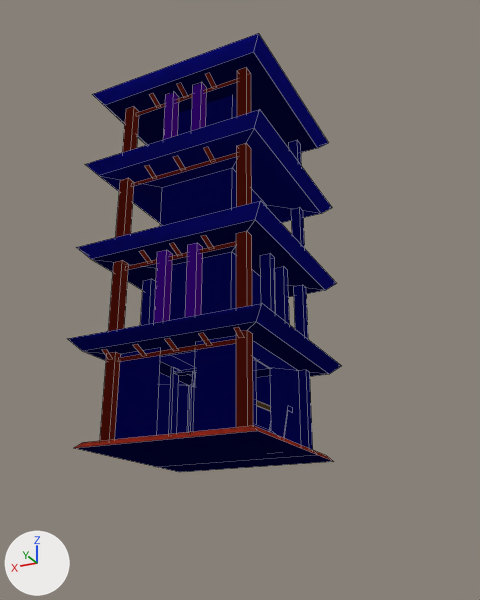
Two versions of the Blender file Ninja Game/Assets/GameObjects/ninjaDojoPlus.blend, one commit apart.
Before and after are seen from a camera (50 mm lens) standing at (-29.2, 52.7, -9.8) and looking at (-2.5, -0.7, 14.2). Arrows for +X, +Y and +Z are at lower left; the lights stay in place. Mesh edges are drawn as thin lines.
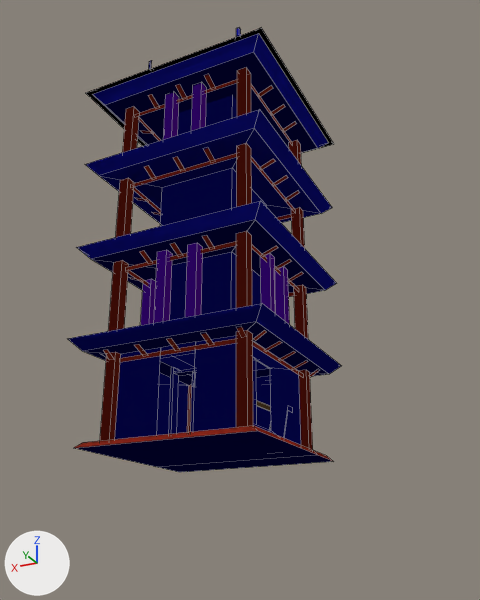
Where the change shows, as pixel boxes (x1, y1, x2, y2) in the pictures (480 x 600 px; the box of a moved part takes in the faces that stretch with it):
'Cube', reshaped
    before: (68, 33, 341, 472)
    after: (68, 28, 341, 472)
part 1 of me_cube, moved or reshaped (not visible afterwards)
    before: (102, 349, 113, 359)
part 2 of me_cube, rebuilt
    before: (234, 327, 245, 338)
    after: (237, 328, 246, 336)
part 3 of me_cube, rebuilt (not visible before)
    after: (103, 350, 114, 360)
part 4 of me_cube, built on
    before: (136, 73, 237, 116)
    after: (86, 28, 334, 153)
part 5 of me_cube, built on
    before: (119, 333, 236, 362)
    after: (104, 330, 318, 377)
part 6 of me_cube, built on
    before: (131, 147, 237, 187)
    after: (131, 148, 299, 220)
part 7 of me_cube, built on
    before: (125, 235, 236, 270)
    after: (126, 236, 303, 297)
part 8 of me_cube, recoloured (blue to red)
    both: (187, 140, 313, 450)
part 9 of me_cube, recoloured (blue to purple)
    both: (141, 254, 290, 325)

The change, as a diff of the scene's bpy script:
```diff
--- a/Ninja Game/Assets/GameObjects/ninjaDojoPlus.blend.py
+++ b/Ninja Game/Assets/GameObjects/ninjaDojoPlus.blend.py
@@ mat_material_002 @@
+mat_material_002 = diffuse_material('Material.002')
+mat_material_002.base_color = (0.0, 0.0, 0.0)  # black #000000
@@ me_cube @@
 # used by ob_cube; location = (0.0, 0.0, 0.0)
-me_cube.from_pydata(...)  # 2152 vertices, 986 faces, 52 loose edges; spans x -20.0..9.5, y -12.8..9.5, z -10.2..35.6
+me_cube.from_pydata(...)  # 3173 vertices, 1260 faces, 53 loose edges; spans x -20.0..10.0, y -12.8..10.0, z -10.2..41.5
+# me_cube part 1: the loose piece of 4 vertices spanning x 6.2..6.8, y 7.0..8.0, z 7.4..8.0 is moved by (-0.2, 0.0, -0.1)
+# me_cube part 2: the loose piece of 4 vertices spanning x -6.8..-6.2, y 7.0..8.0, z 7.4..8.0 is rebuilt with 4 vertices and now spans x -6.9..-6.4, y 6.9..7.9, z 7.5..8.1
+# me_cube part 3: the loose piece of 4 vertices spanning x 6.2..6.8, y 7.0..8.0, z 7.4..8.0 is rebuilt with 4 vertices and now spans x 6.1..6.6, y 7.0..8.0, z 7.3..7.9
+# me_cube part 4: 64 vertices moved from x -6.0..6.0, y 6.4..7.9, z 33.8..34.6 to x -8.1..-6.5, y -5.8..6.2, z 33.7..34.6; 327 vertices added at x -10.0..10.0, y -10.0..10.0, z 33.7..41.5
+# me_cube part 5: 64 vertices moved from x -6.0..6.0, y 6.5..8.0, z 7.2..8.0 to x -8.3..-6.6, y -6.1..5.9, z 7.1..8.0; 262 vertices added at x -8.3..8.1, y -8.0..8.0, z 7.0..8.1
+# me_cube part 6: 64 vertices moved from x -6.0..6.0, y 6.4..7.9, z 25.3..26.1 to x -8.2..0.3, y -5.9..7.9, z 25.2..26.1; 172 vertices added at x -8.1..7.9, y -7.9..7.9, z 25.2..26.1
+# me_cube part 7: 56 vertices moved from x -6.0..6.0, y 6.4..7.9, z 16.2..17.0 to x -8.2..-0.3, y -6.0..7.9, z 16.1..17.0; 176 vertices added at x -8.1..7.9, y -7.9..7.9, z 16.1..17.0
+# me_cube part 8: 127 faces spanning x -7.0..7.0, y -7.0..-6.0, z 0.0..34.6 switch from mat_outside (blue #1818aa) to mat_bars (red #a93725)
+# me_cube part 9: 135 faces spanning x -7.0..7.0, y -7.0..2.1, z 9.0..34.8 switch from mat_outside (blue #1818aa) to mat_material_001 (purple #831ee7)
 me_cube.materials.append(mat_material)
 me_cube.materials.append(mat_floor)
+me_cube.materials.append(mat_material_002)  # black #000000
```
